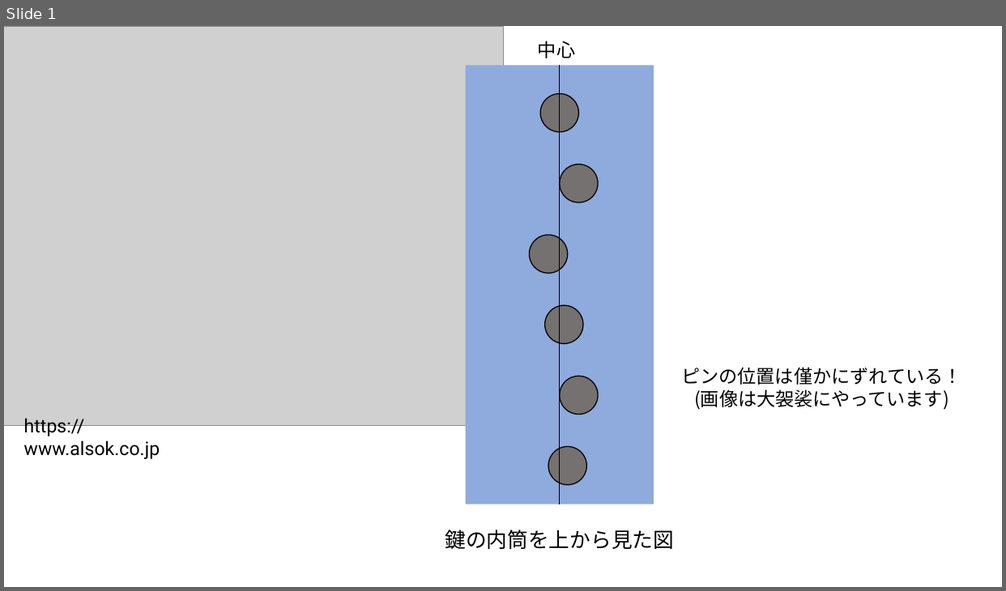
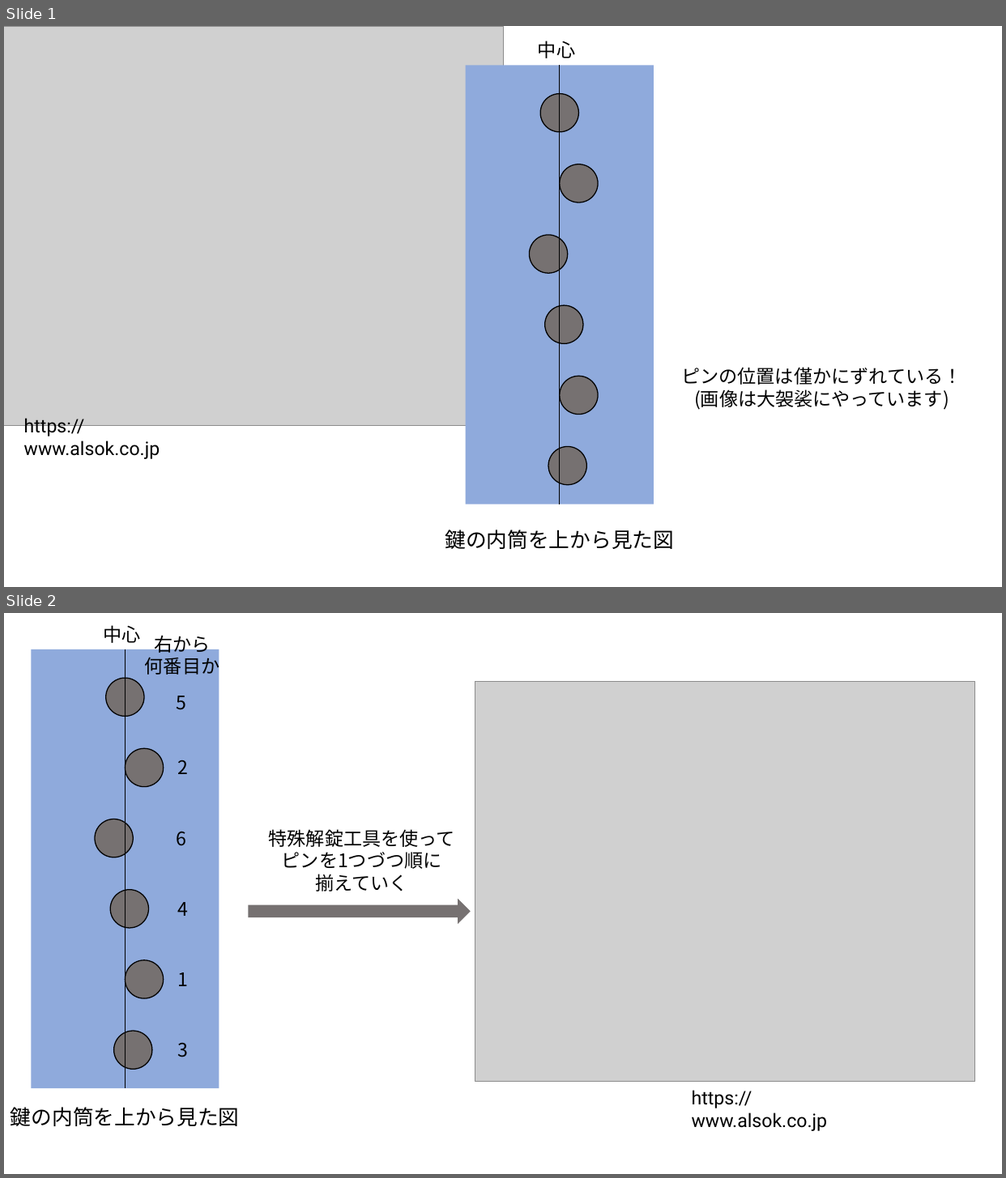
Before and after one commit to xryuseix/lt, a slide deck: padlock/画像作成用スライド.pptx. Shown one above the other, each under a label of ours: slide 1 before the commit, slides 1 and 2 after it. The pictures are 1006x591 and 1006x1178 pixels, drawn with LibreOffice and Linux fonts; fonts in the diff are those of the drawing; grey boxes stand for pictures. Boxes give left, top, right and bottom in pixels: in the first picture for what was removed or moved away, otherwise in the second. Text is boxed around its words. In the diff, an @@ line names an element or a change of style, - is before the commit and + after.

```diff
--- a/padlock/画像作成用スライド.pptx
+++ b/padlock/画像作成用スライド.pptx
@@ slide 2 added at bbox=[4, 613, 1002, 1174], background #FFFFFF @@
@@ text added at bbox=[103, 625, 140, 643], 18 pt, text #000000 @@
+中心
@@ text added at bbox=[145, 635, 219, 678], 18 pt, text #000000 @@
+右から
+何番目か
@@ rectangle added at bbox=[31, 649, 219, 1089], fill #8FAADC @@
@@ line added from (126, 649) to (126, 1089), #000000 1 pt @@
@@ ellipse added at bbox=[106, 678, 144, 717], fill #767171, outline #000000 1 pt @@
@@ picture added at bbox=[475, 682, 975, 1082] @@
@@ text added at bbox=[176, 696, 186, 710], 18 pt, text #000000 @@
+5
@@ ellipse added at bbox=[126, 748, 164, 786], fill #767171, outline #000000 1 pt @@
@@ text added at bbox=[178, 760, 189, 774], 18 pt, text #000000 @@
+2
@@ ellipse added at bbox=[95, 819, 133, 857], fill #767171, outline #000000 1 pt @@
@@ text added at bbox=[176, 831, 186, 846], 18 pt, text #000000 @@
+6
@@ text added at bbox=[269, 829, 455, 892], 18 pt, text #000000 @@
+特殊解錠工具を使って
+ピンを1つづつ順に
+揃えていく
@@ ellipse added at bbox=[110, 890, 148, 928], fill #767171, outline #000000 1 pt @@
@@ text added at bbox=[178, 902, 189, 916], 18 pt, text #000000 @@
+4
@@ right arrow added at bbox=[248, 899, 471, 924], fill #767171 @@
@@ ellipse added at bbox=[126, 960, 164, 999], fill #767171, outline #000000 1 pt @@
@@ text added at bbox=[178, 973, 189, 986], 18 pt, text #000000 @@
+1
@@ ellipse added at bbox=[114, 1031, 152, 1069], fill #767171, outline #000000 1 pt @@
@@ text added at bbox=[178, 1043, 189, 1058], 18 pt, text #000000 @@
+3
@@ text added at bbox=[692, 1090, 828, 1131], 18 pt, text #000000 @@
+https://www.alsok.co.jp
@@ text added at bbox=[10, 1107, 240, 1127], 20 pt, text #000000 @@
+鍵の内筒を上から見た図
```
Also in this commit, not shown: 3 other files.
